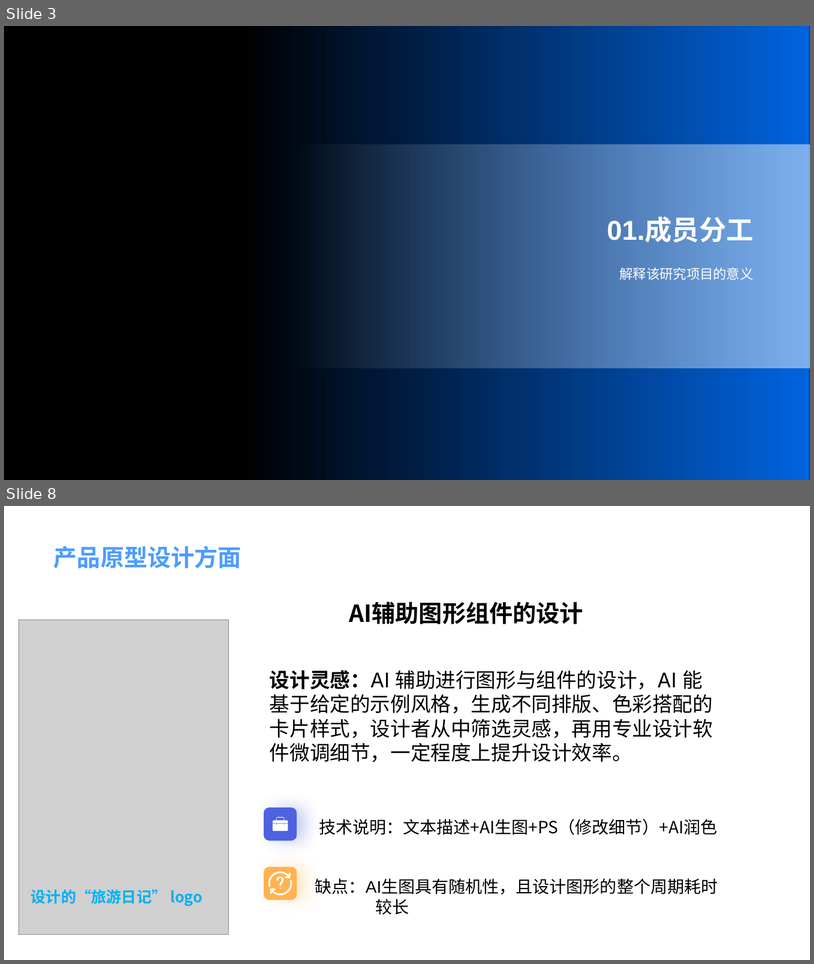
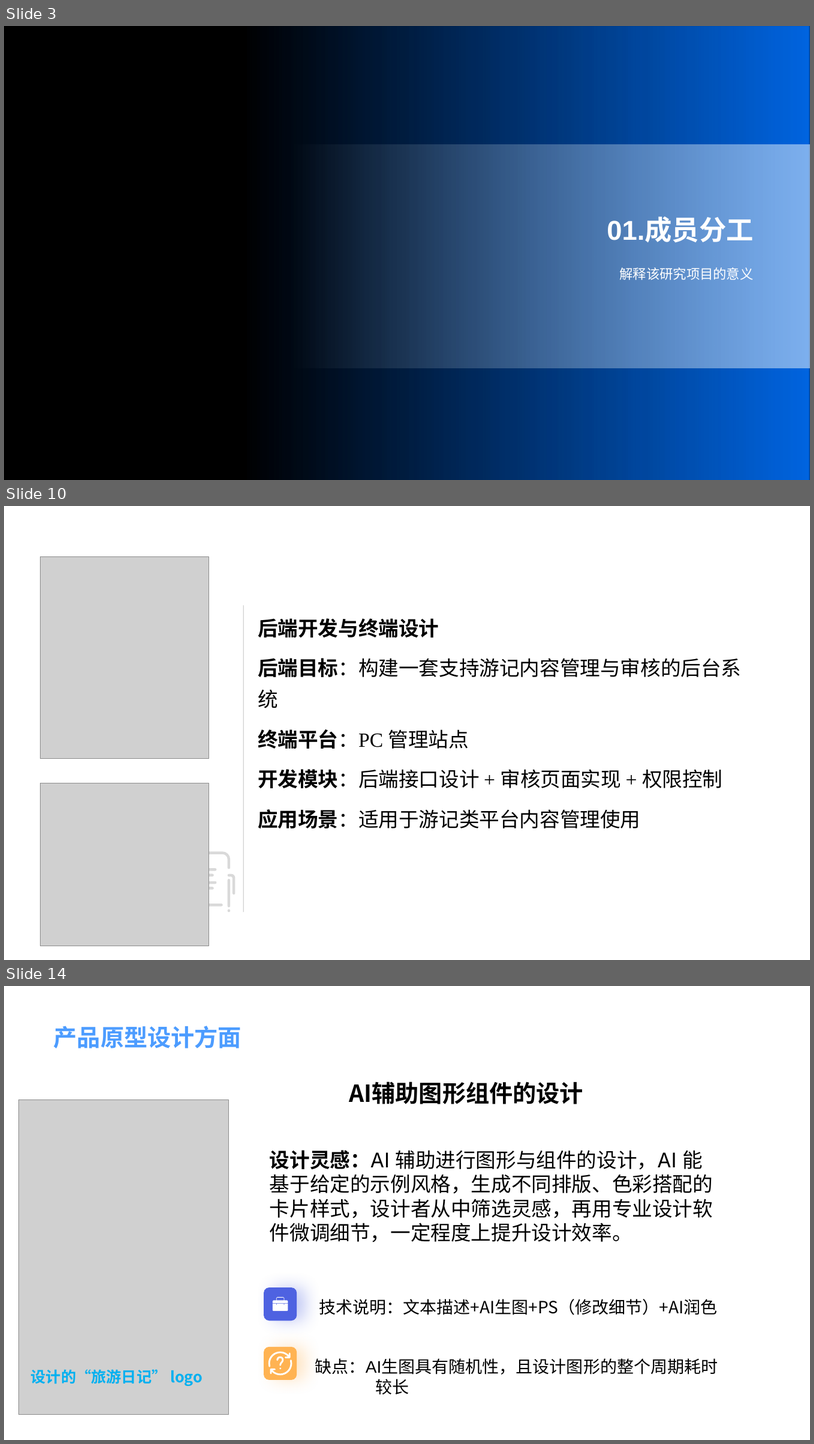
Before and after one commit to lxcxjxhx/hos-app, a slide deck: 项目介绍PPT&MVP/飞码先锋队项目介绍.pptx. Shown one above the other, each under a label of ours: slides 3 and 8 before the commit, slides 3, 10 and 14 after it; the slides between them are not shown. The pictures are 814x964 and 814x1444 pixels, drawn with LibreOffice and Linux fonts; fonts in the diff are those of the drawing; grey boxes stand for pictures; background and template pictures are left out. Boxes give left, top, right and bottom in pixels: in the first picture for what was removed or moved away, otherwise in the second. Text is boxed around its words. In the diff, an @@ line names an element or a change of style, - is before the commit and + after.

```diff
--- a/项目介绍PPT&MVP/飞码先锋队项目介绍.pptx
+++ b/项目介绍PPT&MVP/飞码先锋队项目介绍.pptx
@@ slide 10 added at [4, 506, 810, 960], background picture (left out); not listed: 1 template element that a slide beside it also shows @@
@@ picture added at [40, 557, 209, 759] @@
@@ line added from (243, 605) to (243, 912), #000000 0.25 pt @@
@@ text added at [258, 618, 741, 828], 24 pt, text #000000 @@
+后端开发与终端设计
+后端目标：构建一套支持游记内容管理与审核的后台系统
+终端平台：PC 管理站点
+开发模块：后端接口设计 + 审核页面实现 + 权限控制
+应用场景：适用于游记类平台内容管理使用
@@ picture added at [40, 783, 209, 946] @@
@@ freeform shape added at [177, 852, 235, 912], fill #000000 at 15% opacity @@
@@ what was slide 8 is now slide 14 @@
```
Also in this commit, not shown: 3 slides changed, 7 other slides added, 2 slides removed.
